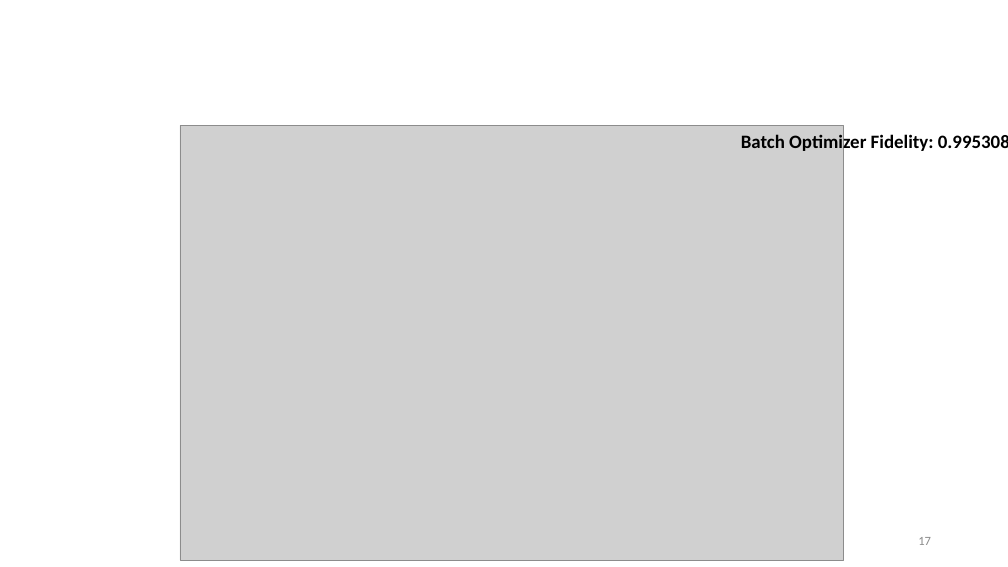
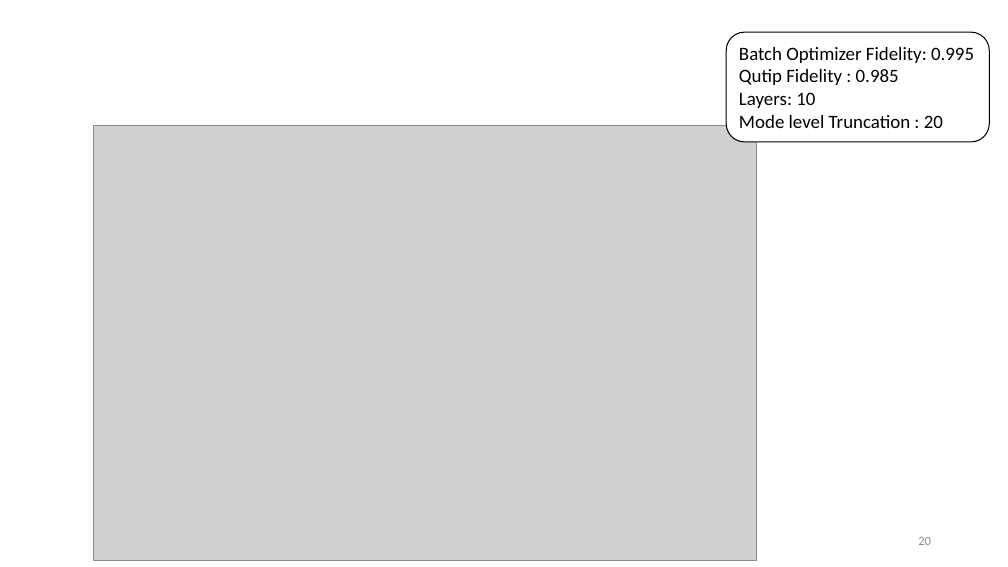
Before and after one commit to EeshGupta/Multimode-Conditional-Displacements, a slide deck: slide 20 of presentations/mcd.pptx (slide 17 before the commit). Drawn at 1008x567 pixels with LibreOffice and Linux fonts; fonts in the diff are those of the drawing; grey boxes stand for pictures. Boxes give left, top, right and bottom in pixels: in the first picture for what was removed or moved away, otherwise in the second. Text is boxed around its words. In the diff, an @@ line names an element or a change of style, - is before the commit and + after.

```diff
--- a/presentations/mcd.pptx
+++ b/presentations/mcd.pptx
@@ rounded rectangle "Batch Optimizer Fidelity: 0.995": place and size @@
-rounded rectangle "Batch Optimizer Fidelity: 0.995" at <box>741,132,1008,153</box>
+rounded rectangle "Batch Optimizer Fidelity: 0.995" at <box>727,33,990,142</box>
@@ rounded rectangle "Batch Optimizer Fidelity: 0.995" at <box>727,33,990,142</box>: fill none to #FFFFFF; outline none to #000000 1 pt @@
@@ text in rounded rectangle at <box>739,47,974,128</box>: text changed; bold off @@
-Batch Optimizer Fidelity: 0.995308
+Batch Optimizer Fidelity: 0.995
+Qutip Fidelity : 0.985
+Layers: 10
+Mode level Truncation : 20
@@ picture: place and size @@
-picture at <box>180,126,844,560</box>
+picture at <box>94,126,758,560</box>
@@ page number at <box>918,537,931,545</box>: text changed @@
-17
+20
```
Also in this commit, not shown: 6 other slides changed, 8 slides added, 1 slide removed, 1 other file.
